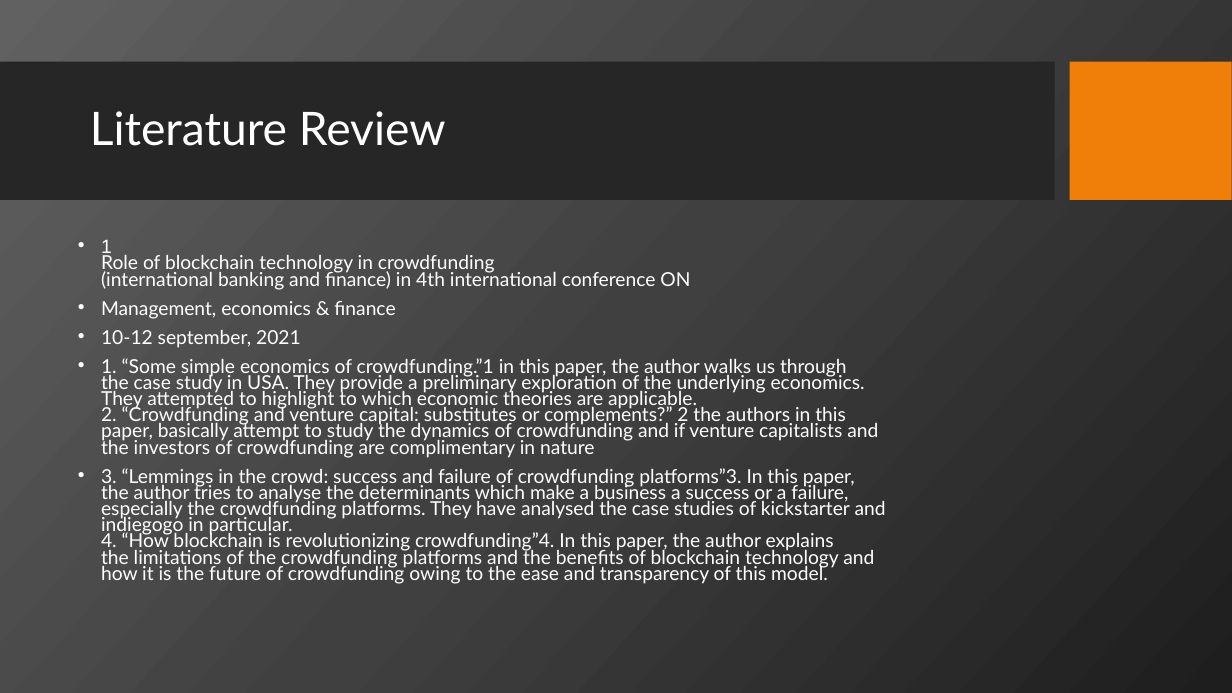
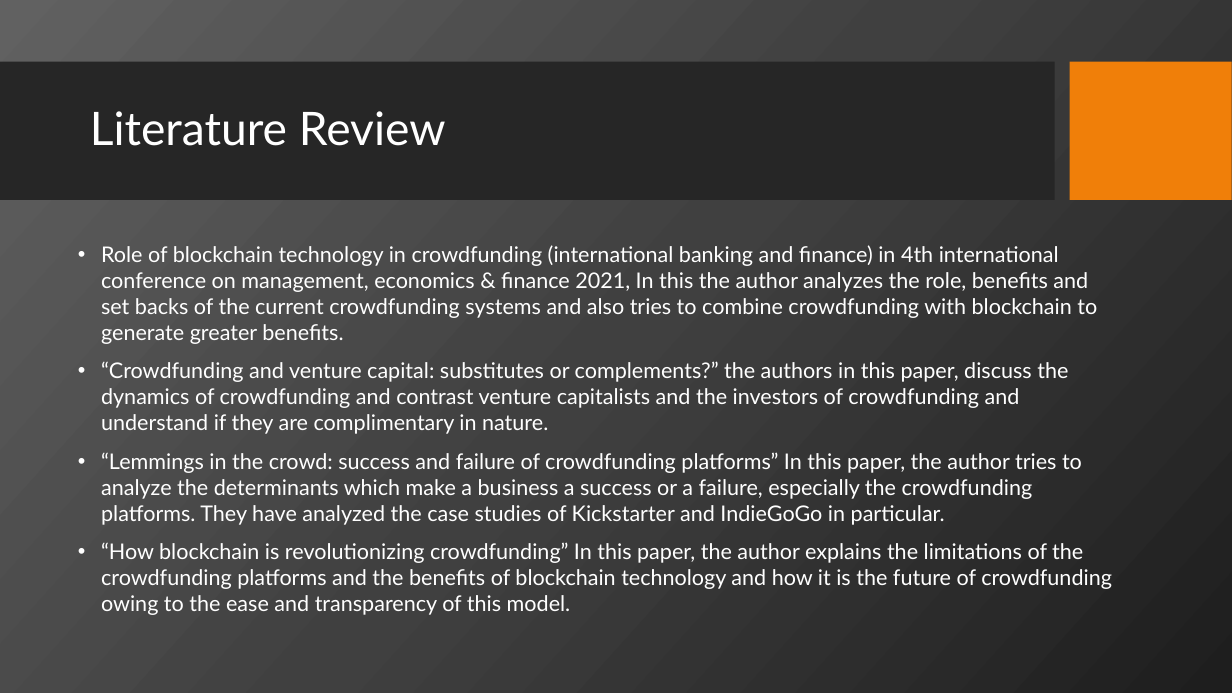
Before and after one commit to raghu-raj23/RajyaMudra, a slide deck: slide 4 of Major_Project_Review_1.pptx. Drawn at 1232x693 pixels with LibreOffice and Linux fonts; fonts in the diff are those of the drawing; background and template pictures are left out. Boxes give left, top, right and bottom in pixels: in the first picture for what was removed or moved away, otherwise in the second. Text is boxed around its words. In the diff, an @@ line names an element or a change of style, - is before the commit and + after.

```diff
--- a/Major_Project_Review_1.pptx
+++ b/Major_Project_Review_1.pptx
@@ text at bbox=[101, 245, 1112, 615]: text changed; size 15 to 16.8 pt @@
-• 1
-  Role of blockchain technology in crowdfunding
-  (international banking and finance) in 4th international conference ON
-• Management, economics & finance
-• 10-12 september, 2021
-• 1. “Some simple economics of crowdfunding.”1 in this paper, the author walks us through
-  the case study in USA. They provide a preliminary exploration of the underlying economics.
-  They attempted to highlight to which economic theories are applicable.
-  2. “Crowdfunding and venture capital: substitutes or complements?” 2 the authors in this
-  paper, basically attempt to study the dynamics of crowdfunding and if venture capitalists and
-  the investors of crowdfunding are complimentary in nature
-• 3. “Lemmings in the crowd: success and failure of crowdfunding platforms”3. In this paper,
-  the author tries to analyse the determinants which make a business a success or a failure,
-  especially the crowdfunding platforms. They have analysed the case studies of kickstarter and
-  indiegogo in particular.
-  4. “How blockchain is revolutionizing crowdfunding”4. In this paper, the author explains
-  the limitations of the crowdfunding platforms and the benefits of blockchain technology and
-  how it is the future of crowdfunding owing to the ease and transparency of this model.
+• Role of blockchain technology in crowdfunding (international banking and finance) in 4th international conference on management, economics & finance 2021, In this the author analyzes the role, benefits and set backs of the current crowdfunding systems and also tries to combine crowdfunding with blockchain to generate greater benefits.
+• “Crowdfunding and venture capital: substitutes or complements?” the authors in this paper, discuss the dynamics of crowdfunding and contrast venture capitalists and the investors of crowdfunding and understand if they are complimentary in nature.
+• “Lemmings in the crowd: success and failure of crowdfunding platforms” In this paper, the author tries to analyze the determinants which make a business a success or a failure, especially the crowdfunding platforms. They have analyzed the case studies of Kickstarter and IndieGoGo in particular.
+• “How blockchain is revolutionizing crowdfunding” In this paper, the author explains the limitations of the crowdfunding platforms and the benefits of blockchain technology and how it is the future of crowdfunding owing to the ease and transparency of this model.
```
Also in this commit, not shown: 2 other slides changed.
